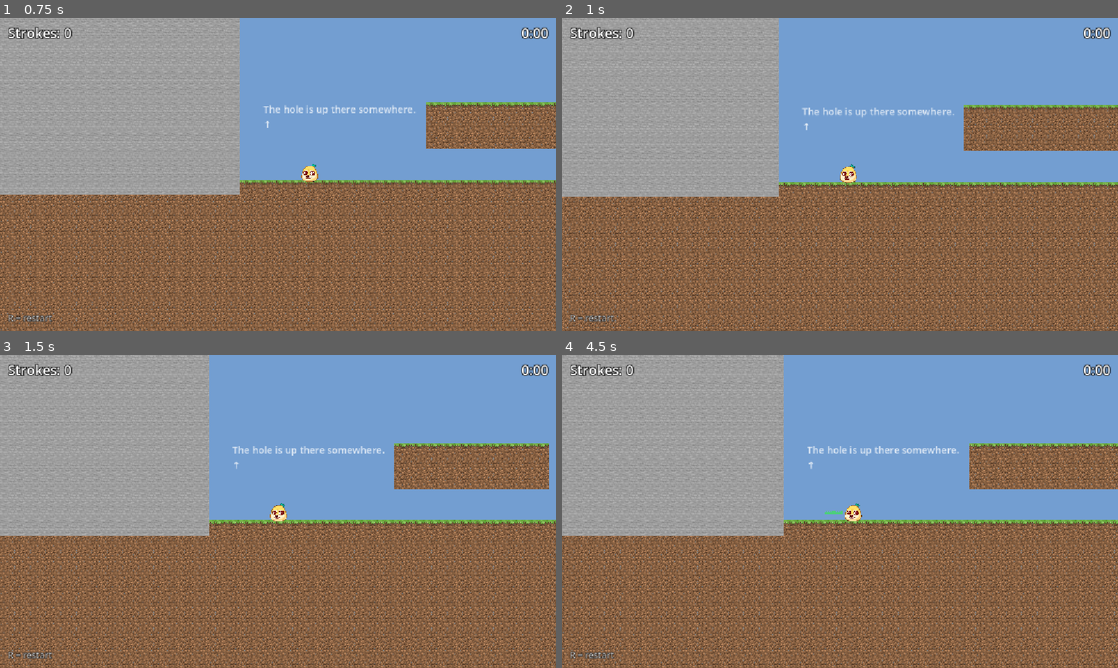
Above: before the commit, frames 1-4 (two rows, left to right).
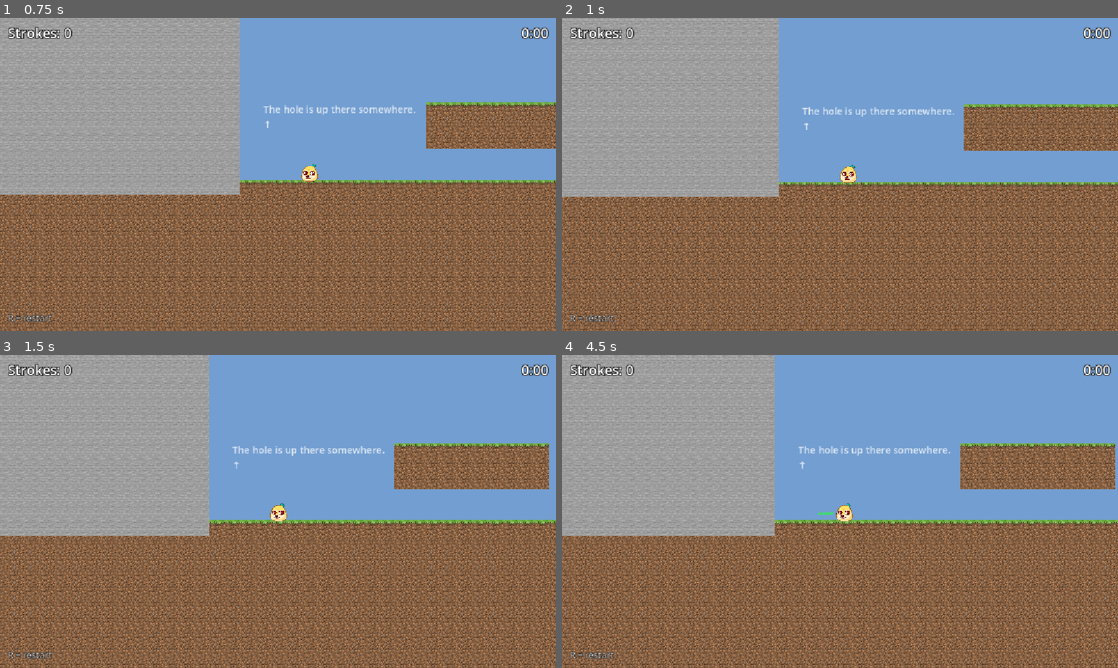
Above: after the commit, the same moments.

Repository: Khazap/bounceback-golf
Game: Godot game, scene res://scenes/ui/Title.tscn
The game is run twice, just before and just after one commit, with the same random seed, the same clock (stepped at 60 frames per second) and the same inputs.
Inputs (mouse positions are in pixels of both pictures, inside the frame that each line leads up to):
- Up to frame 1 (0.75 s): click "Play" at 0.5 s
- Up to frame 2 (1 s): no input
- Up to frame 3 (1.5 s): tap Enter at 1.25 s; move the mouse to (400, 495) at 1.27 s; tap R at 1.35 s; click (400, 495) at 1.42 s
- Up to frame 4 (4.5 s): drag from (728, 527) to (812, 574) at 2.02 s; move the mouse to (895, 442) at 2.77 s; tap R at 2.85, 4.35 s; click (895, 442) at 2.92 s; drag from (812, 574) to (673, 464) at 3.52 s; move the mouse to (1006, 558) at 4.27 s; click (1006, 558) at 4.42 s

Frame 1 is identical in both runs. In frame 2, 9.9% of the frame differs, in the area x 0-100%, y 0-100%; in frame 3, 0.5%; in frame 4, 28%.

Commit message:
Bouncier ball: crash hits bounce 0.9, normal 0.6, small hops 0.3
Speed cap (1800 px/s) instead of continuous collision detection,
which was eating most of the bounce on hard landings.

Co-Authored-By: Claude Opus 5.5 <noreply@anthropic.com>

Diff:
--- a/scenes/ball/Ball.tscn
+++ b/scenes/ball/Ball.tscn
@@ -4,15 +4,15 @@
 [ext_resource type="Texture2D" path="res://art/dog.png" id="2_dog"]
 
 [sub_resource type="PhysicsMaterial" id="PhysicsMaterial_ball"]
+resource_local_to_scene = true
 friction = 0.2
-bounce = 0.6
+bounce = 0.9
 
 [sub_resource type="CircleShape2D" id="CircleShape2D_ball"]
 radius = 16.0
 
 [node name="Ball" type="RigidBody2D" groups=["ball"]]
 physics_material_override = SubResource("PhysicsMaterial_ball")
-continuous_cd = 1
 contact_monitor = true
 max_contacts_reported = 4
 script = ExtResource("1_ball")
--- a/scripts/ball.gd
+++ b/scripts/ball.gd
@@ -24,6 +24,24 @@
 const REST_SPEED := 10.0    # slower than this counts as "stopped"
 const REST_TIME := 0.3      # ...for this many seconds
 
+# --- Bounciness (0 = no bounce, 1 = bounces forever)
+# How bouncy the next hit is depends on how fast the ball is going:
+#   faster than CRASH_SPEED  -> BOUNCE_CRASH  big falls pinball around wildly
+#   faster than SETTLE_SPEED -> BOUNCE_NORMAL normal jump landings (the level
+#                                             was tested with this, so you can
+#                                             still land on ledges)
+#   slower                   -> BOUNCE_SETTLE tiny hops die out, so you can
+#                                             shoot again sooner
+# (0.9 on every hit was tried: then nothing can ever land on a ledge.)
+const BOUNCE_CRASH := 0.9
+const BOUNCE_NORMAL := 0.6
+const BOUNCE_SETTLE := 0.3
+const CRASH_SPEED := 900.0   # pixels per second
+const SETTLE_SPEED := 250.0
+# Top speed. Long falls would otherwise get so fast that the ball could skip
+# through a thin ledge in one frame. 1800 px/s = 30 px per frame, always safe.
+const MAX_SPEED := 1800.0
+
 # --- Look and feel
 const MAX_STRETCH := 0.35   # how much the dog stretches at full power (35%)
 const SQUISH_SPEED := 250.0 # landing faster than this makes the dog squish
@@ -61,6 +79,15 @@
 
 func _physics_process(delta: float) -> void:
 	last_velocity = linear_velocity
+	# Pick the bounciness for the next hit based on how fast we're going now.
+	var speed := linear_velocity.length()
+	var wanted := BOUNCE_SETTLE
+	if speed > CRASH_SPEED:
+		wanted = BOUNCE_CRASH
+	elif speed > SETTLE_SPEED:
+		wanted = BOUNCE_NORMAL
+	if physics_material_override.bounce != wanted:  # only touch it when it changes
+		physics_material_override.bounce = wanted
 	# Rest detection: slow for REST_TIME seconds in a row = stopped.
 	if not at_rest:
 		if linear_velocity.length() < REST_SPEED:
@@ -184,6 +211,7 @@
 
 
 func _integrate_forces(state: PhysicsDirectBodyState2D) -> void:
+	state.linear_velocity = state.linear_velocity.limit_length(MAX_SPEED)
 	if reset_pending:
 		state.transform = Transform2D(0.0, reset_position)
 		state.linear_velocity = Vector2.ZERO
